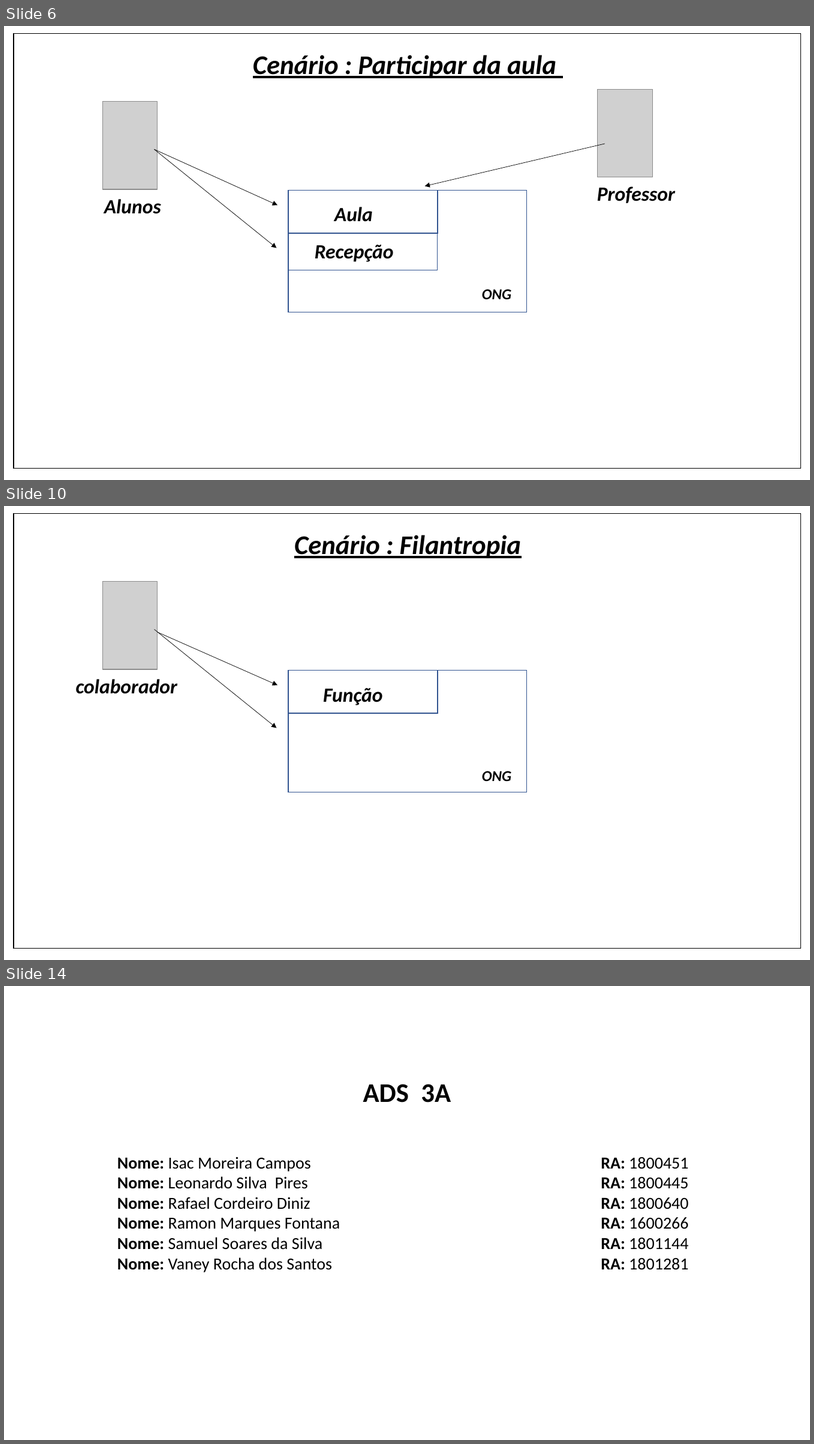
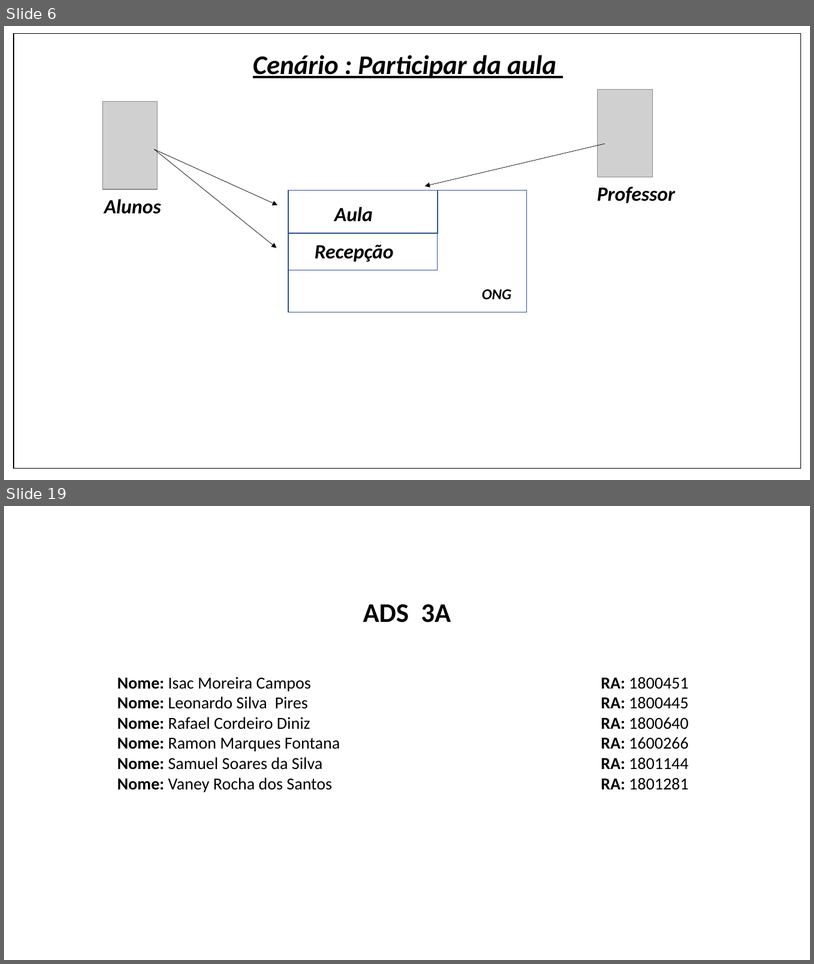
Before and after one commit to Ney-Rocha/OPE-3-semestre, a slide deck: cenario_de_negocio.pptx. Shown one above the other, each under a label of ours: slides 6, 10 and 14 before the commit, slides 6 and 19 after it; the slides between them are not shown. The pictures are 814x1444 and 814x964 pixels, drawn with LibreOffice and Linux fonts; fonts in the diff are those of the drawing; grey boxes stand for pictures. Boxes give left, top, right and bottom in pixels: in the first picture for what was removed or moved away, otherwise in the second. Text is boxed around its words. In the diff, an @@ line names an element or a change of style, - is before the commit and + after.

```diff
--- a/cenario_de_negocio.pptx
+++ b/cenario_de_negocio.pptx
@@ slide 10 removed at bbox=[4, 506, 810, 960], background #FFFFFF @@
@@ rectangle removed at bbox=[14, 513, 801, 948] @@
@@ text removed at bbox=[294, 535, 522, 558] @@
-Cenário : Filantropia
@@ picture removed at bbox=[102, 582, 158, 669] @@
@@ arrow removed from (153, 630) to (278, 685) @@
@@ arrow removed from (155, 630) to (277, 728) @@
@@ text removed at bbox=[76, 679, 177, 694] @@
-colaborador
@@ rectangle removed at bbox=[288, 670, 527, 792] @@
@@ rectangle removed at bbox=[288, 670, 438, 713] @@
@@ text removed at bbox=[323, 688, 383, 705] @@
-Função
@@ text removed at bbox=[482, 771, 512, 781] @@
-ONG
@@ what was slide 14 is now slide 19 @@
```
Also in this commit, not shown: 9 slides changed, 7 slides added, 1 other slide removed.
